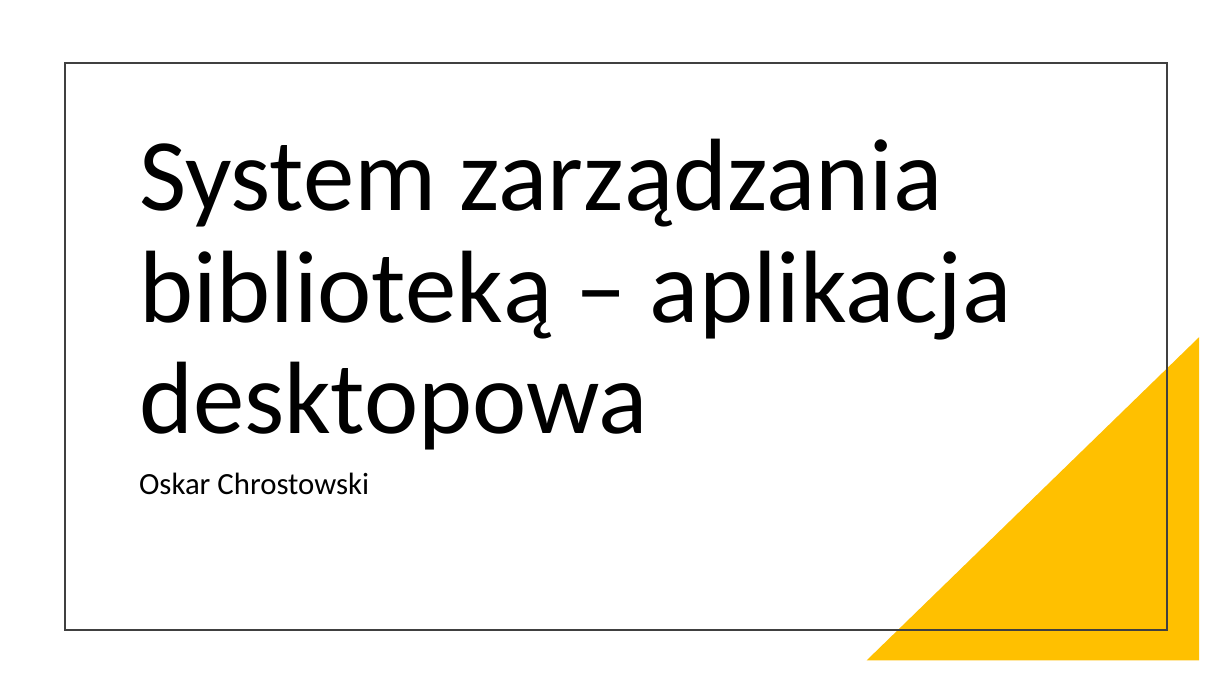
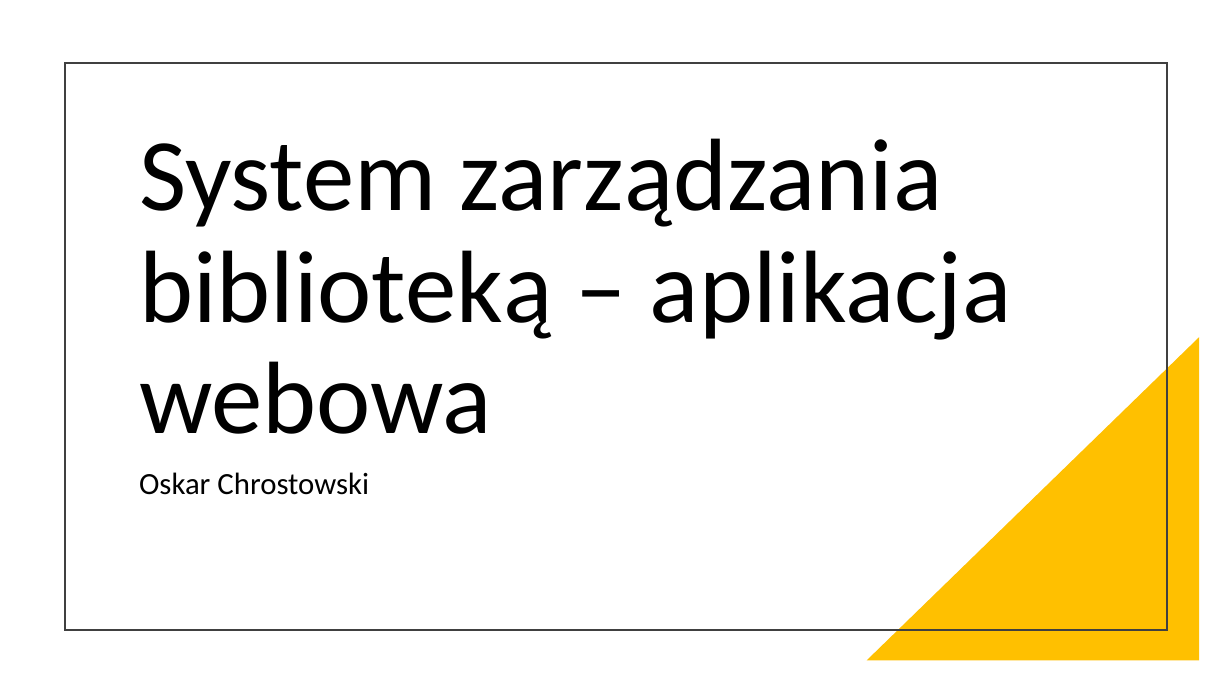
Before and after one commit to YahooMing/Zarzadzanie-Biblioteka, a slide deck: slide 1 of System zarządzania biblioteką.pptx. Drawn at 1232x693 pixels with LibreOffice and Linux fonts; fonts in the diff are those of the drawing. Boxes give left, top, right and bottom in pixels: in the first picture for what was removed or moved away, otherwise in the second. Text is boxed around its words. In the diff, an @@ line names an element or a change of style, - is before the commit and + after.

Commit message:
Poprawa prezentacji

```diff
--- a/System zarządzania biblioteką.pptx
+++ b/System zarządzania biblioteką.pptx
@@ title at (139, 138, 1012, 434): text changed @@
-System zarządzania biblioteką – aplikacja desktopowa
+System zarządzania biblioteką – aplikacja webowa
```
